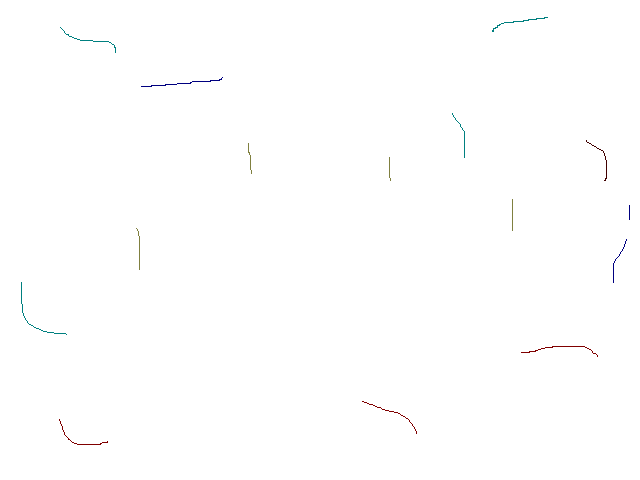
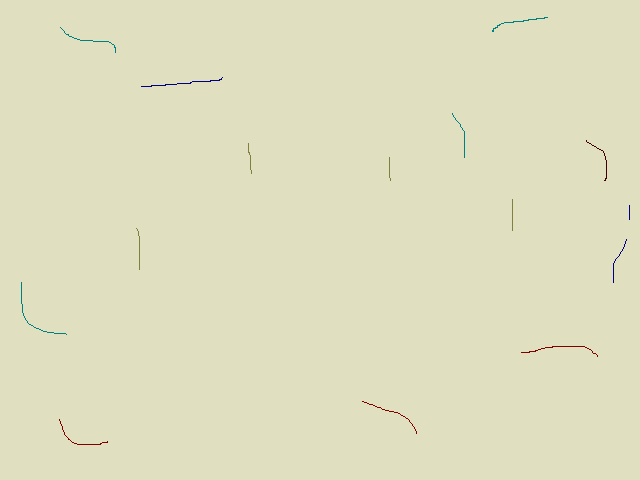
Layered file, before and after one edit (w=640, h=480). Changes by layer:
painted on "Background" over [0, 0, 640, 480]
painted on "15_KitchenLow.png" over [0, 0, 640, 480]
